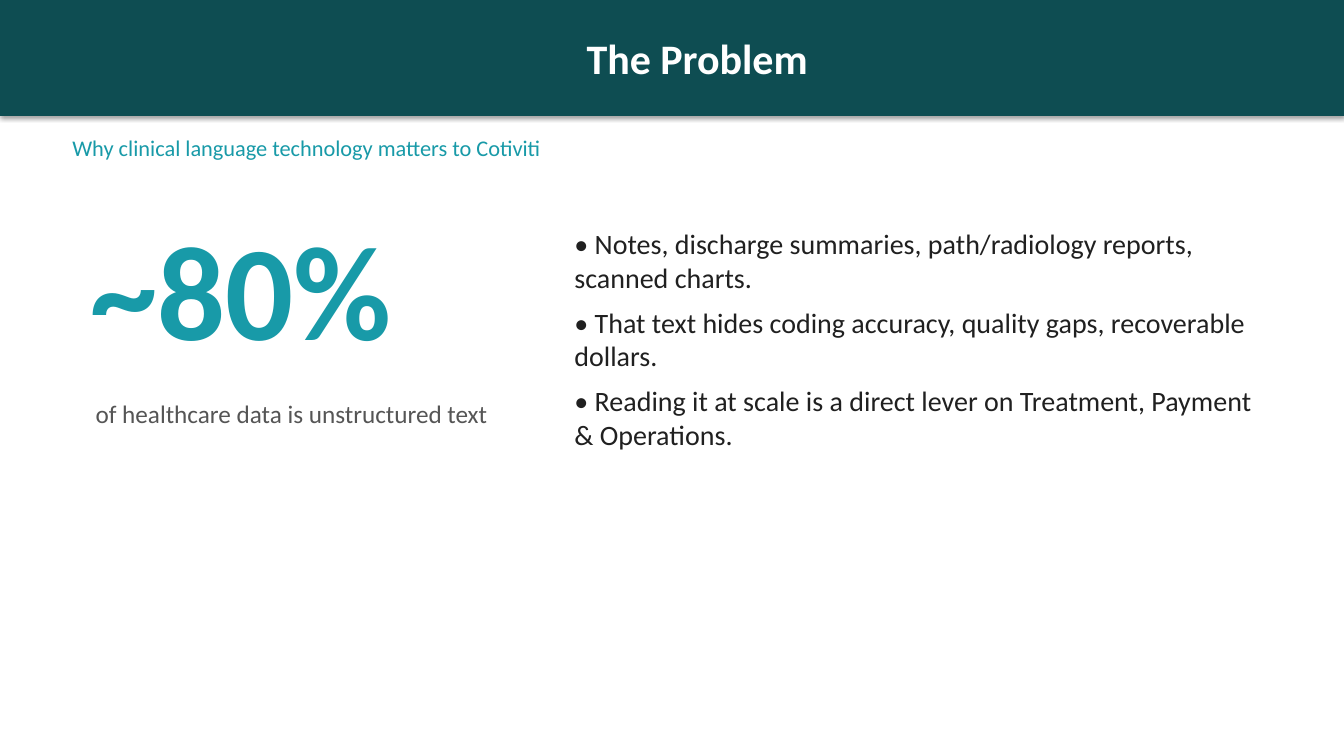
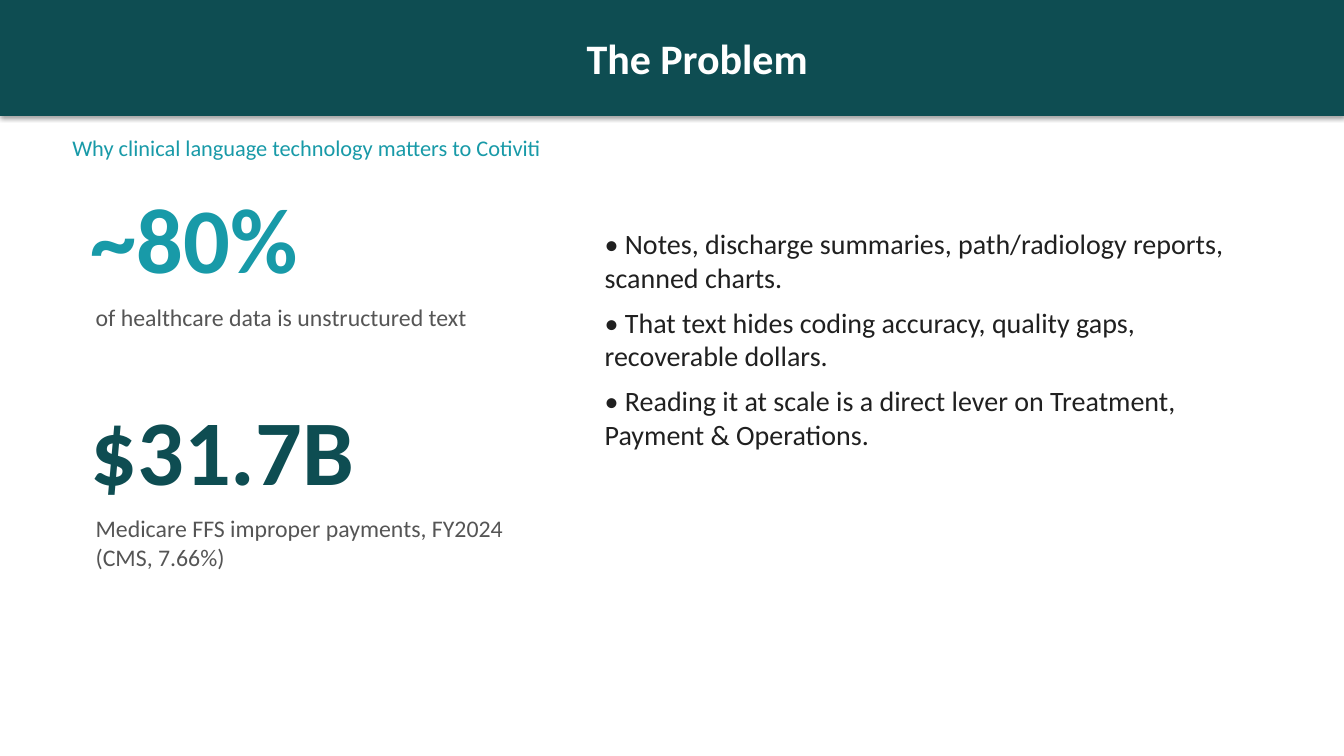
Before and after one commit to akhilg-9/cotiviti-cni-assessment, a slide deck: slide 2 of deliverables/slides.pptx. Drawn at 1344x756 pixels with LibreOffice and Linux fonts; fonts in the diff are those of the drawing. Boxes give left, top, right and bottom in pixels: in the first picture for what was removed or moved away, otherwise in the second. Text is boxed around its words. In the diff, an @@ line names an element or a change of style, - is before the commit and + after.

Commit message:
Slide deck v3: dollar-quantified problem, architecture diagram, guardrail stat tiles, key takeaways
- Problem slide: $31.7B FY2024 Medicare FFS improper payments (CMS) alongside the ~80% stat
- POC slide: architecture diagram embedded
- Guardrails slide: stat tiles (74,719 / 97.8% / 92.1%) + code-set drift finding
- New Key Takeaways slide; 11 -> 12 slides

```diff
--- a/deliverables/slides.pptx
+++ b/deliverables/slides.pptx
@@ text "~80%": place and size @@
-text "~80%" at [91, 247, 392, 341]
+text "~80%" at [91, 209, 298, 274]
@@ text "~80%" at [91, 209, 298, 274]: size 96 to 66 pt @@
@@ text "• Notes, discharge summaries, path/radiology ..." rewrapped from [574, 234, 1251, 450] to [605, 234, 1223, 450] @@
@@ text "of healthcare data is unstructured ...": place and size @@
-text "of healthcare data is unstructured ..." at [96, 405, 487, 423]
+text "of healthcare data is unstructured ..." at [96, 309, 467, 326]
@@ text "of healthcare data is unstructured ..." at [96, 309, 467, 326]: size 18 to 17 pt @@
@@ text added at [91, 424, 354, 495], 66 pt, text #0E4D52, bold @@
+$31.7B
@@ text added at [96, 520, 503, 569], 17 pt, text #555555 @@
+Medicare FFS improper payments, FY2024 (CMS, 7.66%)
```
Also in this commit, not shown: 2 other slides changed, 1 slide added, 1 other file.
